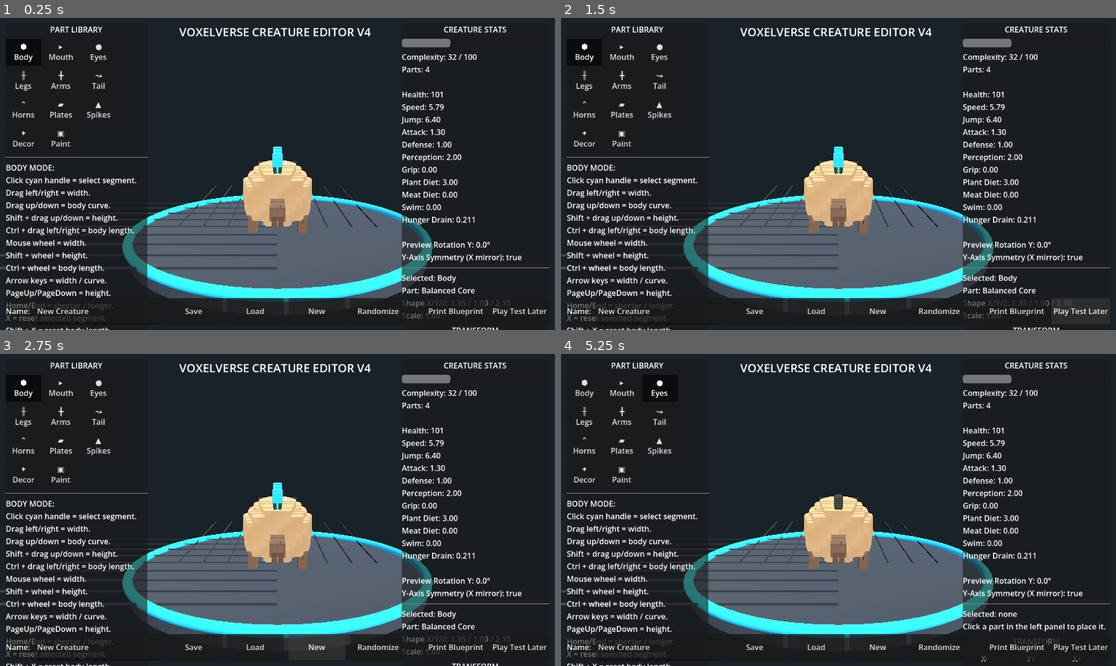
Above: before the commit, frames 1-4 (two rows, left to right).
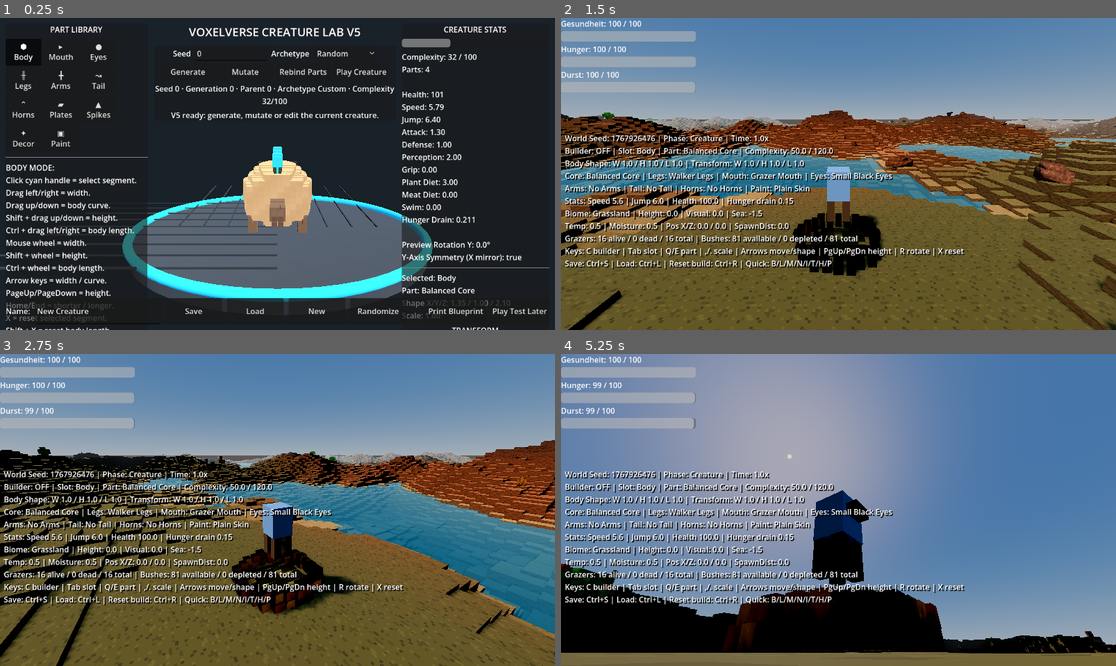
Above: after the commit, the same moments.

Repository: MajorDragonfly/voxelverse
Game: Godot game, scene res://creatures/editor/creature_editor.tscn
The game is run twice, just before and just after one commit, with the same random seed, the same clock (stepped at 60 frames per second) and the same inputs. This scene is started directly instead of the project's main scene.
Inputs (mouse positions are in pixels of both pictures, inside the frame that each line leads up to):
- Up to frame 1 (0.25 s): no input
- Up to frame 2 (1.5 s): click "Play Test Later" at 0.5 s; click (1082, 311) at 1.25 s, where only the run before the commit has a clickable "Play Test Later"
- Up to frame 3 (2.75 s): click (316, 647) at 2 s, where only the run before the commit has a clickable "New"
- Up to frame 4 (5.25 s): click (877, 647) at 2.75 s, where only the run before the commit has a clickable "New"; click (583, 388) at 3.5 s, where only the run before the commit has a clickable "⬢ Body"; click (622, 388) at 4.25 s, where only the run before the commit has a clickable "▸ Mouth"; click (660, 388) at 5 s, where only the run before the commit has a clickable "● Eyes"

The runs differ from the first frame. In frame 1, 2.0% of the frame differs, in the area x 28-72%, y 3-33%; in frame 2, 99%, in the area x 0-100%, y 0-100%; in frame 3, 98%; in frame 4, 99%.
Error in both runs: Invalid call to function 'set_name' in base 'GDScript'. Expected 1 argument(s). (res://creatures/editor/creature_editor.gd:1415)

Commit message:
Connect Creature Lab V5 scene

Diff:
--- a/creatures/editor/creature_editor.tscn
+++ b/creatures/editor/creature_editor.tscn
@@ -1,6 +1,6 @@
 [gd_scene format=3 uid="uid://chl2f7o43nlup"]
 
-[ext_resource type="Script" uid="uid://onmg7lgv8fs3" path="res://creatures/editor/creature_editor_v4.gd" id="1_creature_editor"]
+[ext_resource type="Script" path="res://creatures/editor/creature_editor_v5.gd" id="1_creature_editor"]
 
 [node name="CreatureEditor" type="Node3D" unique_id=1870309716]
 script = ExtResource("1_creature_editor")
